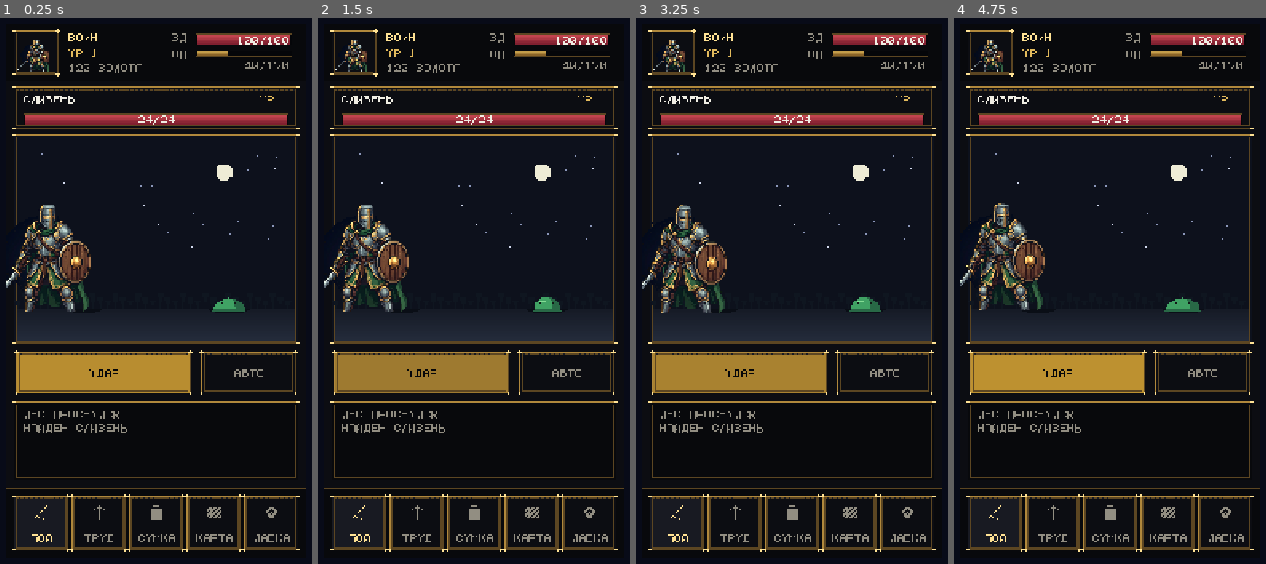
Above: before the commit, frames 1-4 (left to right).
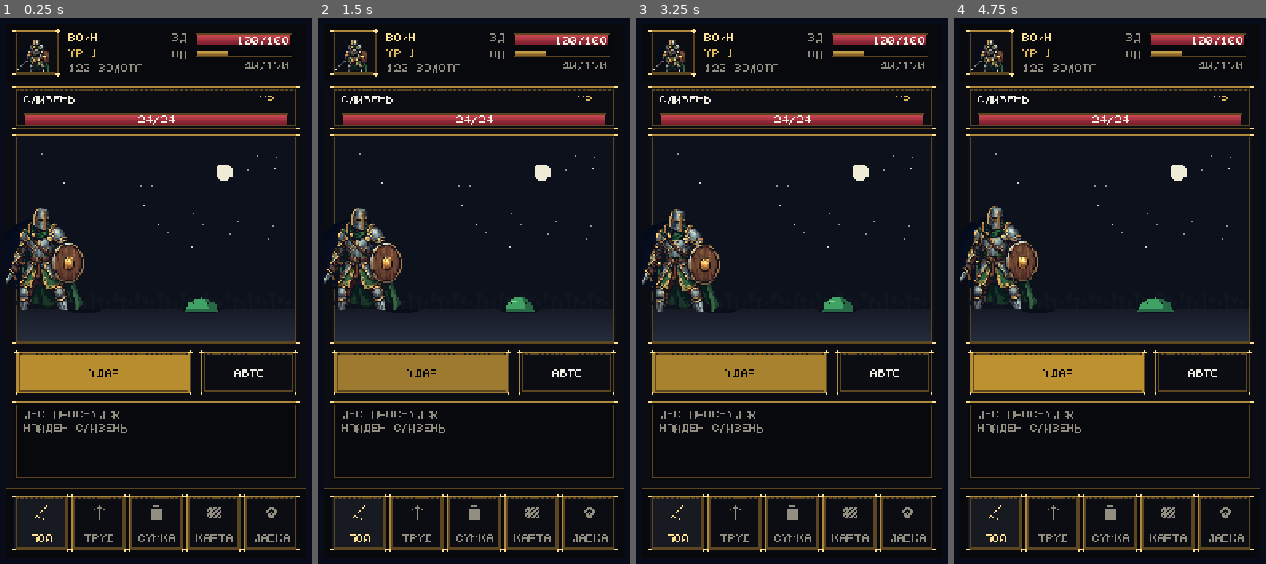
Above: after the commit, the same moments.

Repository: AlfaGideon/IdlePixelMMORPG
Game: Godot game, scene res://main.tscn
The game is run twice, just before and just after one commit, with the same random seed, the same clock (stepped at 60 frames per second) and the same inputs. This scene is started directly instead of the project's main scene.
Inputs (mouse positions are in pixels of both pictures, inside the frame that each line leads up to):
- Up to frame 1 (0.25 s): no input
- Up to frame 2 (1.5 s): click (474, 291) at 0.67 s; move the mouse to (383, 329) at 1.27 s; click (383, 329) at 1.42 s
- Up to frame 3 (3.25 s): tap Enter at 2 s; move the mouse to (835, 116) at 2.02 s; click (835, 116) at 2.17 s; move the mouse to (770, 449) at 2.77 s; click (770, 449) at 2.92 s
- Up to frame 4 (4.75 s): tap Space at 3.5 s; move the mouse to (1244, 411) at 3.52 s; click (1244, 411) at 3.67 s; move the mouse to (975, 170) at 4.27 s; click (975, 170) at 4.42 s

The runs differ from the first frame. In frame 1, 3.3% of the frame differs, in the area x 1-85%, y 34-66%; in frame 2, 3.3%; in frame 3, 3.4%; in frame 4, 3.4%.

Commit message:
fix(ui): слайм и герой влезают в арену, АВТО читаемее
Co-authored-by: arena-agent <297053741+arena-agent@users.noreply.github.com>

Diff:
--- a/client/ui/game_hud.gd
+++ b/client/ui/game_hud.gd
@@ -450,17 +450,17 @@
 
 	# тени
 	_blob(arena.position.x + 56, ground, 15)
-	_blob(arena.position.x + 172, ground, 17)
+	_blob(arena.position.x + 150, ground, 17)
 
 	# герой — фигура выбранного класса, покачивается
 	if _figure != null:
 		var bob := int(round(sin(_time * 2.2) * 1.0))
-		var hh := 96
-		var hx := arena.position.x + 10 + (34 - hh) / 2
-		_blit_scaled(_figure, hx, ground - hh + 2 + bob, hh)
+		var hh := 92
+		var hx := arena.position.x + 6 + (32 - hh) / 2
+		_blit_scaled(_figure, hx, ground - hh + 1 + bob, hh)
 
 	# враг
-	_draw_slime(arena.position.x + 172, ground)
+	_draw_slime(arena.position.x + 150, ground)
 
 	# числа урона
 	for f in _floats:
@@ -478,7 +478,7 @@
 	_gold_frame(auto_r.position.x, auto_r.position.y, auto_r.size.x, auto_r.size.y,
 		PANEL_HI if auto_fight else PANEL)
 	_text_center("АВТО", auto_r.position.x + auto_r.size.x / 2, auto_r.position.y + 14,
-		GREEN if auto_fight else TEXT_DIM)
+		GREEN if auto_fight else TEXT)
 
 	_draw_log()
 
